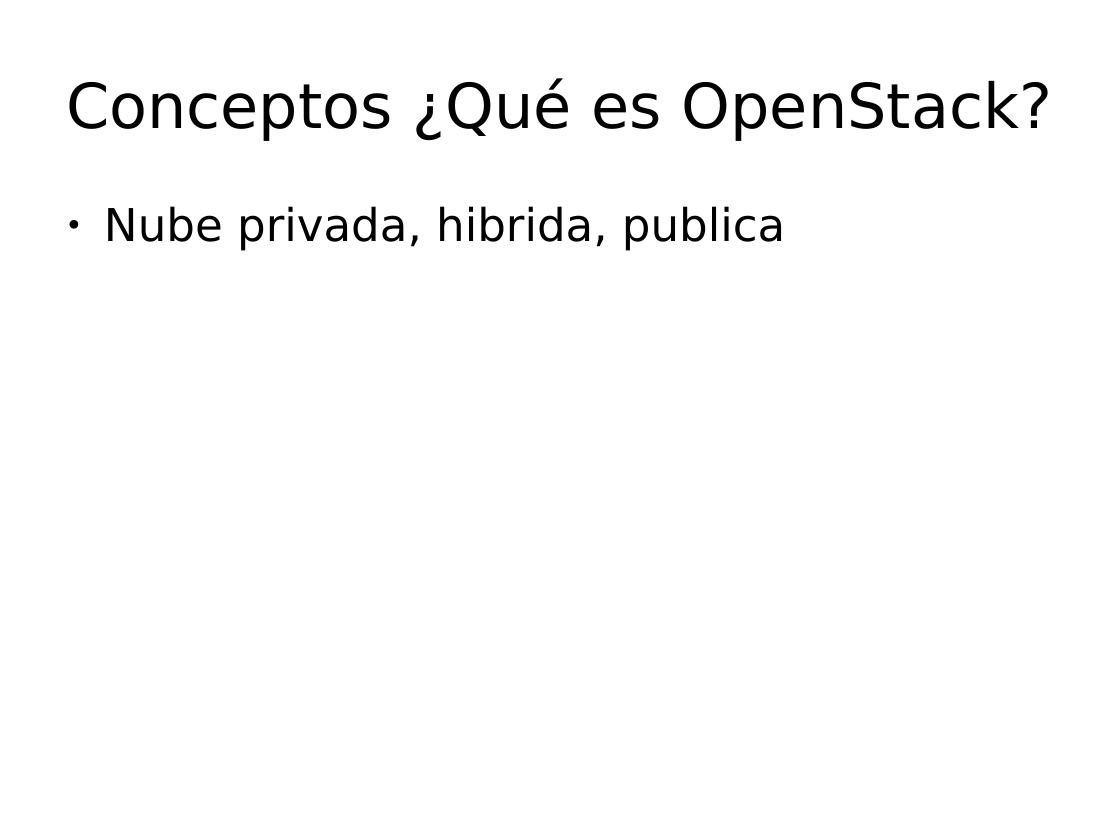
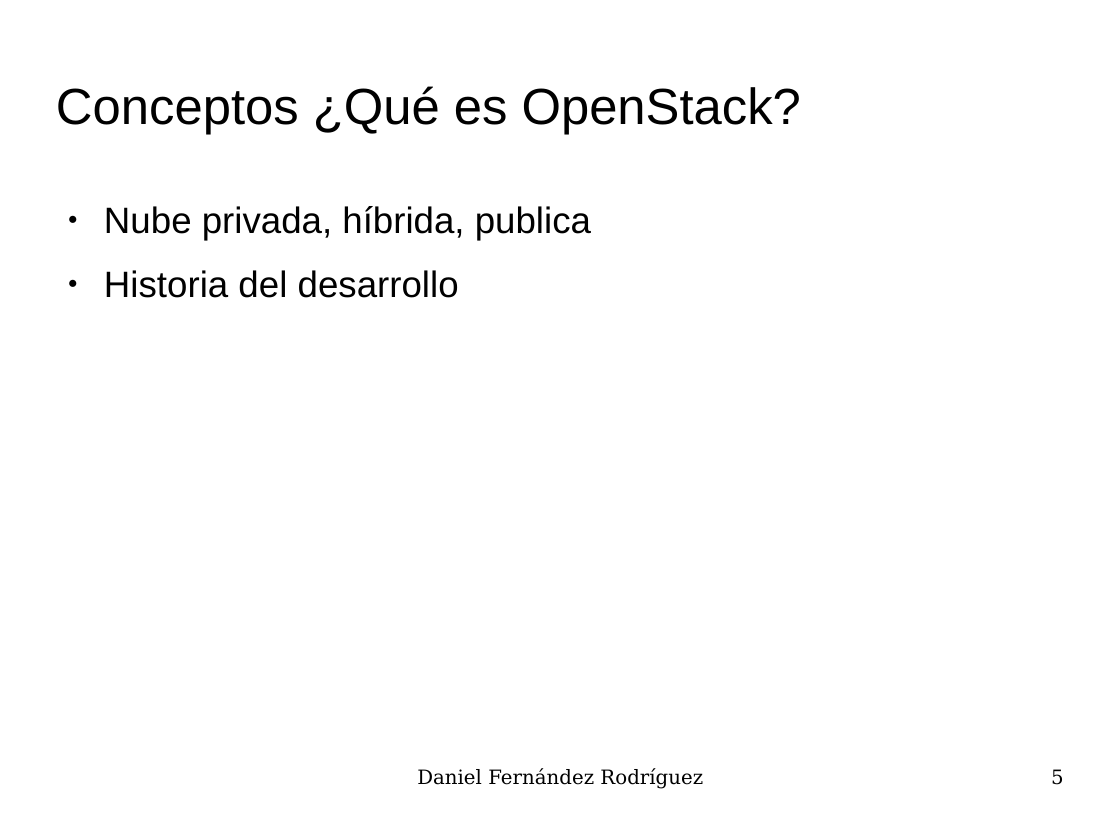
Before and after one commit to UO180222/tfg, a slide deck: slide 5 of docs/presentacion.odp (slide 2 before the commit). Drawn at 1120x840 pixels with LibreOffice and Linux fonts; fonts in the diff are those of the drawing; background and template pictures are left out. Boxes give left, top, right and bottom in pixels: in the first picture for what was removed or moved away, otherwise in the second. Text is boxed around its words. In the diff, an @@ line names an element or a change of style, - is before the commit and + after.

```diff
--- a/docs/presentacion.odp
+++ b/docs/presentacion.odp
@@ title "Conceptos ¿Qué es OpenStack?": place and size @@
-title "Conceptos ¿Qué es OpenStack?" at [66, 78, 1052, 141]
+title "Conceptos ¿Qué es OpenStack?" at [56, 86, 801, 134]
@@ title "Conceptos ¿Qué es OpenStack?" at [56, 86, 801, 134]: size 44 to 36 pt, font DejaVu Sans to Arial; alignment centre to left @@
@@ text at [104, 206, 591, 298]: text changed; size 32 to 26 pt; font DejaVu Sans to Arial @@
-● Nube privada, hibrida, publica
+● Nube privada, híbrida, publica
+● Historia del desarrollo
@@ text added at [417, 769, 703, 789], 14 pt, text #000000 @@
+Daniel Fernández Rodríguez
@@ page number added at [1051, 769, 1064, 785], 14 pt, text #000000 @@
+5
```
Also in this commit, not shown: 8 other slides changed, 4 slides added, 1 slide removed, 1 other file.
